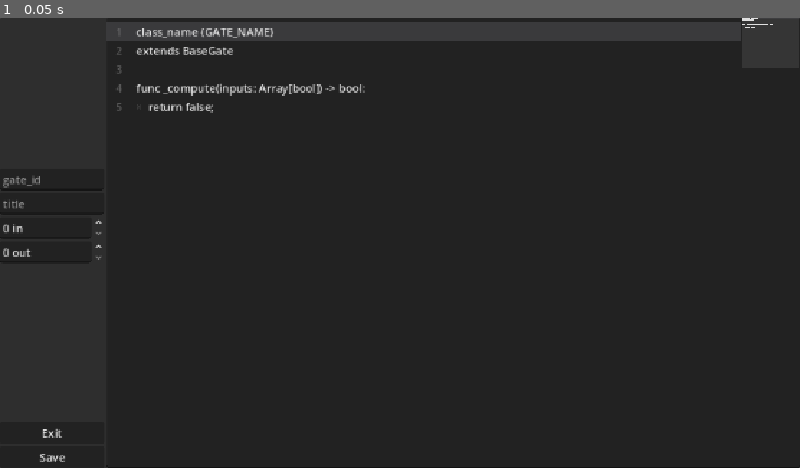
Above: before the commit, frame 1.
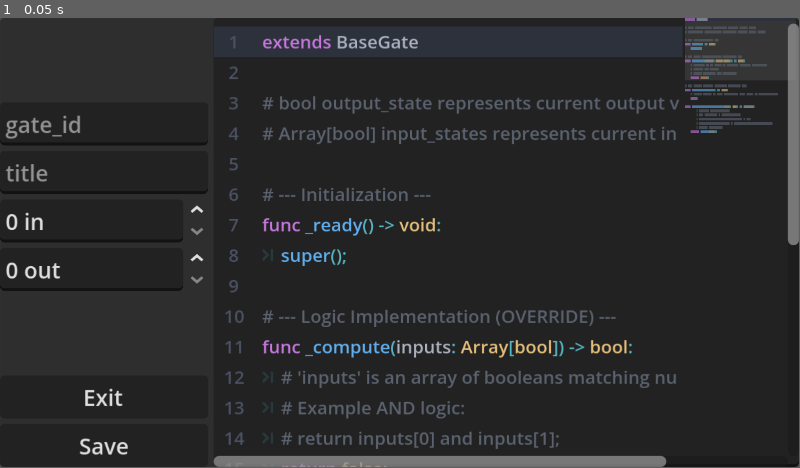
Above: after the commit, the same moment.

Repository: Leon705/logic-gate-sim
Game: Godot game, scene res://gate_creator/gate_creator.tscn
The game is run twice, just before and just after one commit, with the same random seed, the same clock (stepped at 60 frames per second) and the same inputs. This scene is started directly instead of the project's main scene.
Inputs:
- Up to frame 1 (0.05 s): no input
The window is 800x450 before the commit and 799x449 after it. Grey fills any space a smaller window leaves; there, only what the larger window draws over its background counts as a difference.

The runs differ from the first frame. In frame 1, 12% of the frame differs, in the area x 0-100%, y 0-100%.

Commit message:
added syntaxhighlighting and a proper code template

Diff:
--- a/gate/base_gate.gd
+++ b/gate/base_gate.gd
@@ -7,10 +7,6 @@
 
 var num_inputs: int = 0;
 var num_outputs: int = 0;
-
-func _init(p_in: int = 2, p_out: int = 1) -> void:
-	num_inputs = p_in;
-	num_outputs = p_out;
 
 func _ready() -> void:
 	_setup_slots();
--- a/gate_creator/gate_creator.gd
+++ b/gate_creator/gate_creator.gd
@@ -14,7 +14,42 @@
 
 func _ready() -> void:
 	save_button.connect("pressed", _on_button_save_pressed);
-	exit_button.connect("pressed", _on_button_exit_pressed)
+	exit_button.connect("pressed", _on_button_exit_pressed);
+	setup_pro_highlighter();
+
+func setup_pro_highlighter():
+	var hl = CodeHighlighter.new();
+
+	code_edit.add_theme_color_override("font_color", Color("#abb2bf"));
+	code_edit.add_theme_color_override("line_number_color", Color("#4b5263"));
+	code_edit.add_theme_color_override("current_line_color", Color("#2c313c"));
+
+	hl.symbol_color = Color("#56b6c2");
+	hl.number_color = Color("#d19a66");
+	hl.function_color = Color("#61afef");
+	hl.member_variable_color = Color("#e06c75");
+
+	var control_flow = ["extends", "class_name", "enum", "const", "var", "func", "static", "signal"];
+	for kw in control_flow:
+		hl.add_keyword_color(kw, Color("#c678dd"));
+
+	var logic = ["if", "else", "elif", "for", "while", "match", "return", "pass", "break", "continue"];
+	for kw in logic:
+		hl.add_keyword_color(kw, Color("#c678dd"));
+
+	var types = ["int", "float", "bool", "String", "Vector2", "Array", "Dictionary", "void"];
+	for kw in types:
+		hl.add_keyword_color(kw, Color("#e5c07b"));
+
+	hl.add_keyword_color("true", Color("#d19a66"));
+	hl.add_keyword_color("false", Color("#d19a66"));
+	hl.add_keyword_color("null", Color("#d19a66"));
+
+	hl.add_color_region("#", "", Color("#5c6370"), false);
+	hl.add_color_region('"', '"', Color("#98c379"), false);
+	hl.add_color_region("'", "'", Color("#98c379"), false);
+
+	code_edit.syntax_highlighter = hl;
 
 func _on_button_exit_pressed() -> void:
 	closed.emit();
--- a/gate_creator/gate_creator.tscn
+++ b/gate_creator/gate_creator.tscn
@@ -16,6 +16,8 @@
 [node name="VBoxContainer" type="VSplitContainer" parent="HBoxContainer" unique_id=1011064309]
 custom_minimum_size = Vector2(150, 0)
 layout_mode = 2
+dragging_enabled = false
+dragger_visibility = 2
 
 [node name="VBoxContainer" type="VBoxContainer" parent="HBoxContainer/VBoxContainer" unique_id=339706845]
 layout_mode = 2
@@ -53,11 +55,35 @@
 [node name="CodeEdit" type="CodeEdit" parent="HBoxContainer" unique_id=1038637752]
 layout_mode = 2
 size_flags_horizontal = 3
-text = "class_name {GATE_NAME}
-extends BaseGate
+theme_override_font_sizes/font_size = 13
+text = "extends BaseGate
 
+# bool output_state represents current output value
+# Array[bool] input_states represents current input values
+
+# --- Initialization ---
+func _ready() -> void:
+	super();
+
+# --- Logic Implementation (OVERRIDE) ---
 func _compute(inputs: Array[bool]) -> bool:
-	return false;"
+	# 'inputs' is an array of booleans matching num_inputs.
+	# Example AND logic:
+	# return inputs[0] and inputs[1];
+	return false;
+
+# --- Visual Updates (OPTIONAL OVERRIDE) ---
+func _update_visuals() -> void:
+	# Change colors or play animations here based on 'output_state'
+	pass;
+
+func _get_slot_ui_component(_idx: int) -> Control:
+		# example implementation
+		# var component = Control.new();
+		# component.custom_minimum_size.y = 20;
+		# component.mouse_filter = Control.MOUSE_FILTER_IGNORE;
+		# return component;
+	return super(_idx);"
 emoji_menu_enabled = false
 scroll_smooth = true
 minimap_draw = true
--- a/project.godot
+++ b/project.godot
@@ -21,8 +21,8 @@
 
 [display]
 
-window/stretch/mode="canvas_items"
 window/stretch/aspect="expand"
+window/stretch/scale=2.0
 
 [input]
 
